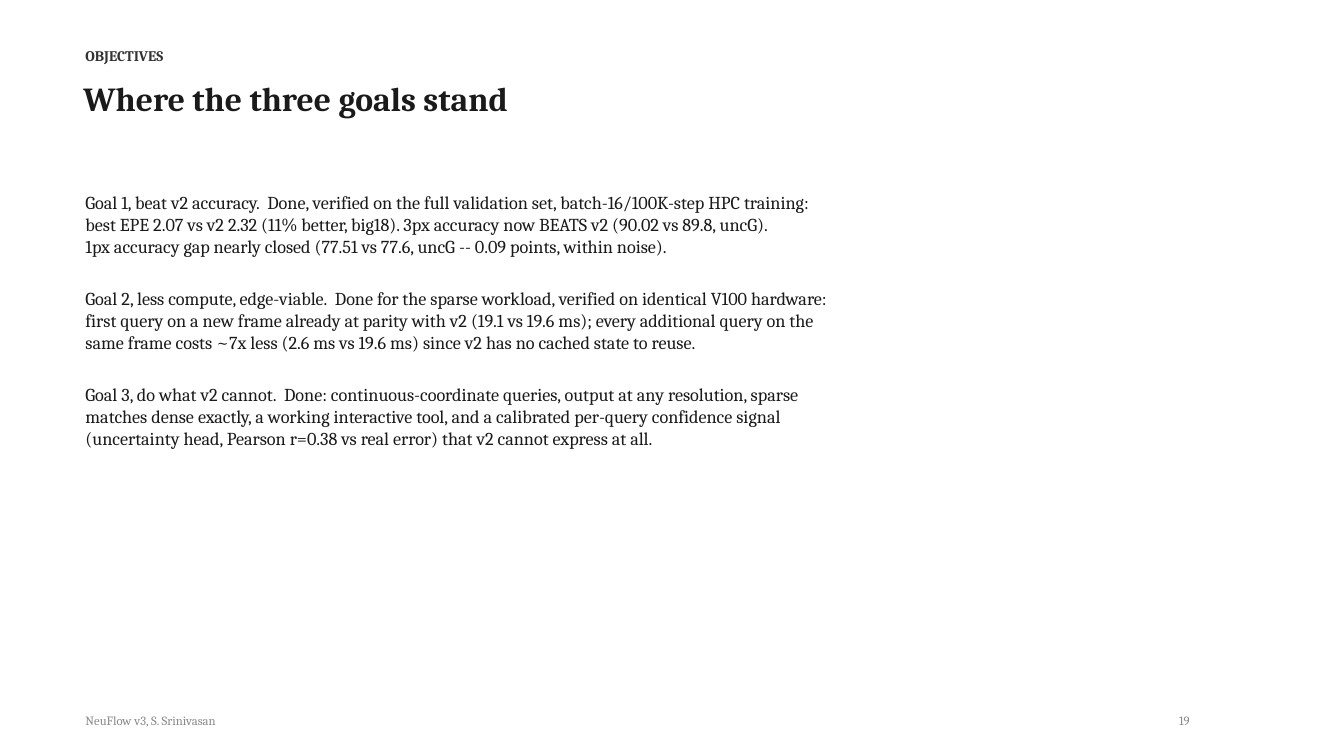
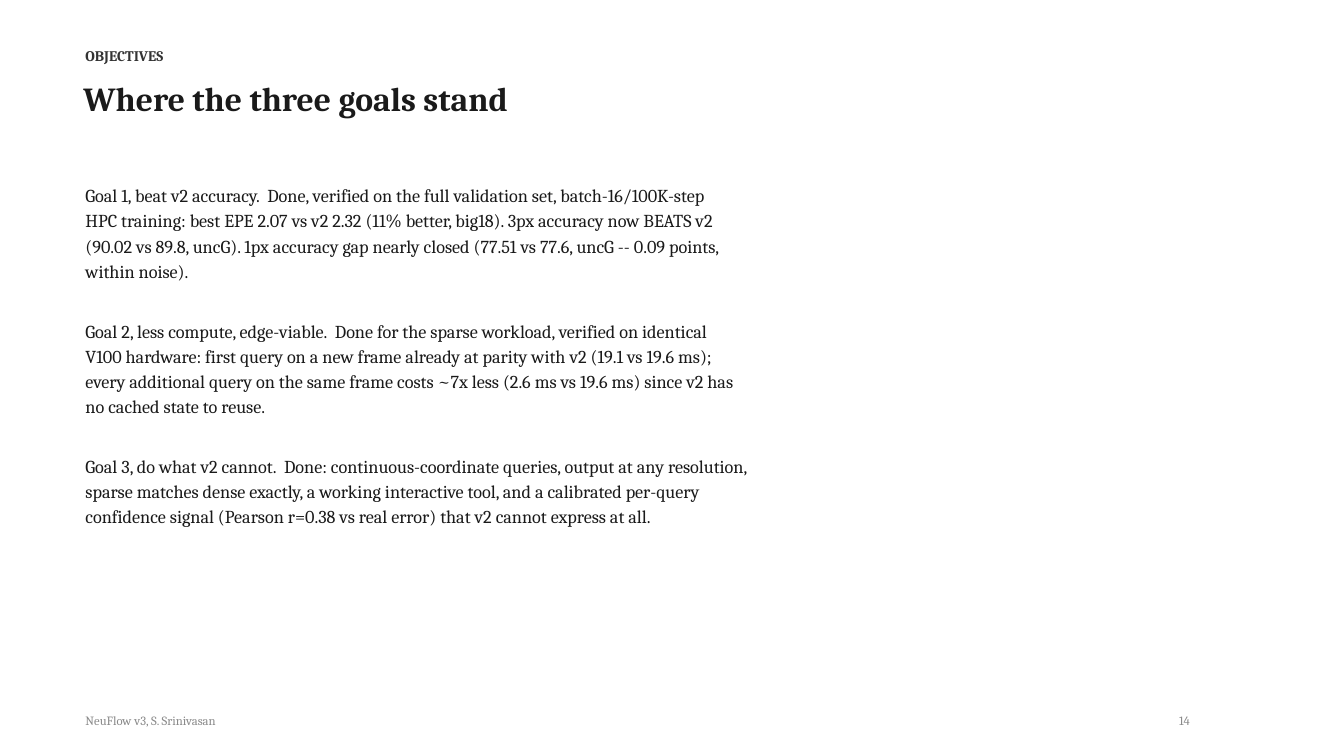
Before and after one commit to shrirag10/Neuflowv3, a slide deck: slide 14 of docs/NeuFlow_v3_status.pptx (slide 19 before the commit). Drawn at 1344x756 pixels with LibreOffice and Linux fonts; fonts in the diff are those of the drawing. Boxes give left, top, right and bottom in pixels: in the first picture for what was removed or moved away, otherwise in the second. Text is boxed around its words. In the diff, an @@ line names an element or a change of style, - is before the commit and + after.

Commit message:
Complete deck revamp: 17-slide linear rebuild with five new comparison plots, full explanations, honest limitations slide, every number verified against the log

```diff
--- a/docs/NeuFlow_v3_status.pptx
+++ b/docs/NeuFlow_v3_status.pptx
@@ text at [85, 189, 747, 527]: text changed @@
-Goal 1, beat v2 accuracy. Done, verified on the full validation set, batch-16/100K-step HPC training:
-best EPE 2.07 vs v2 2.32 (11% better, big18). 3px accuracy now BEATS v2 (90.02 vs 89.8, uncG).
-1px accuracy gap nearly closed (77.51 vs 77.6, uncG -- 0.09 points, within noise).
-Goal 2, less compute, edge-viable. Done for the sparse workload, verified on identical V100 hardware:
-first query on a new frame already at parity with v2 (19.1 vs 19.6 ms); every additional query on the
-same frame costs ~7x less (2.6 ms vs 19.6 ms) since v2 has no cached state to reuse.
-Goal 3, do what v2 cannot. Done: continuous-coordinate queries, output at any resolution, sparse
-matches dense exactly, a working interactive tool, and a calibrated per-query confidence signal
-(uncertainty head, Pearson r=0.38 vs real error) that v2 cannot express at all.
+Goal 1, beat v2 accuracy. Done, verified on the full validation set, batch-16/100K-step
+HPC training: best EPE 2.07 vs v2 2.32 (11% better, big18). 3px accuracy now BEATS v2
+(90.02 vs 89.8, uncG). 1px accuracy gap nearly closed (77.51 vs 77.6, uncG -- 0.09 points,
+within noise).
+Goal 2, less compute, edge-viable. Done for the sparse workload, verified on identical
+V100 hardware: first query on a new frame already at parity with v2 (19.1 vs 19.6 ms);
+every additional query on the same frame costs ~7x less (2.6 ms vs 19.6 ms) since v2 has
+no cached state to reuse.
+Goal 3, do what v2 cannot. Done: continuous-coordinate queries, output at any resolution,
+sparse matches dense exactly, a working interactive tool, and a calibrated per-query
+confidence signal (Pearson r=0.38 vs real error) that v2 cannot express at all.
@@ text at [1179, 716, 1190, 725]: text changed @@
-19
+14
```
Also in this commit, not shown: 9 other slides changed, 7 slides added, 14 slides removed, 3 other files.
